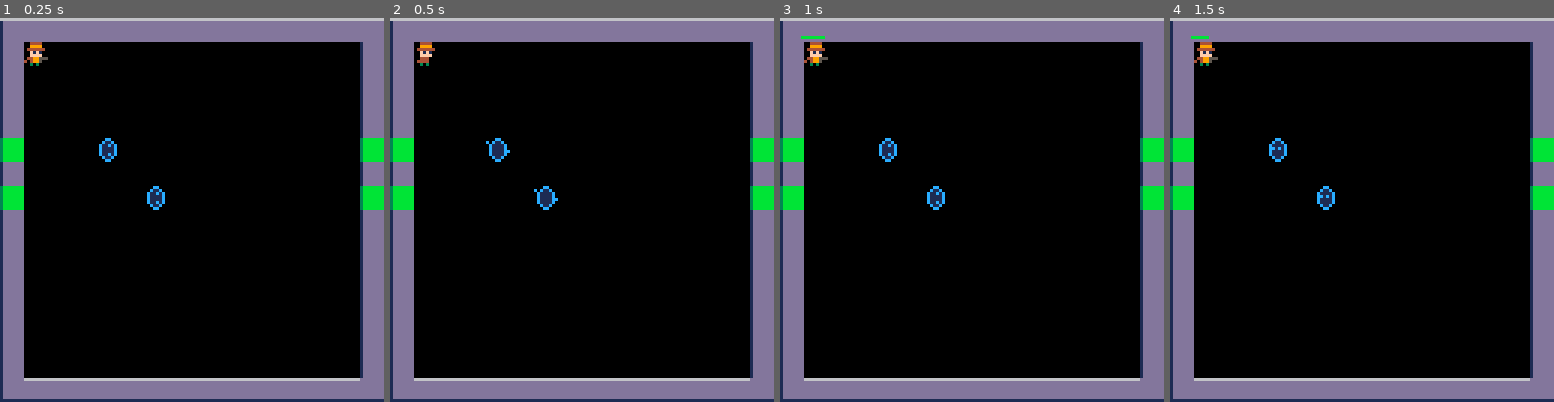
Above: before the commit, frames 1-4 (left to right).
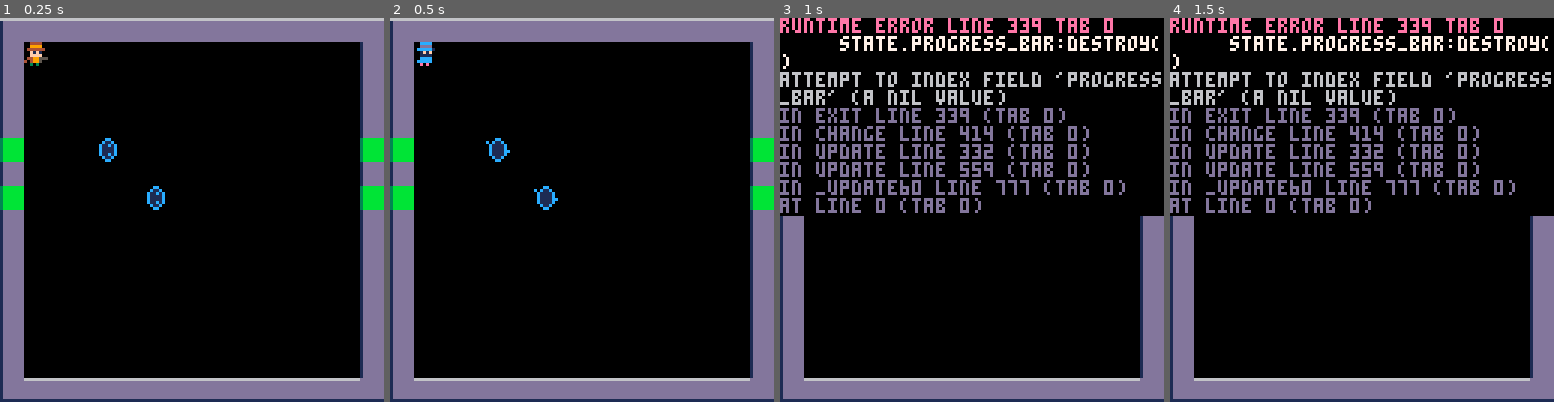
Above: after the commit, the same moments.

Repository: CurryPseudo/cirllet
Game: PICO-8 cartridge cirllet_build.p8
Same seed, same stepped clock (60 frames per second), same inputs: the game is played once before the commit and once after it.
Inputs:
- Up to frame 1 (0.25 s): no input
- Up to frame 2 (0.5 s): tap X (X key) at 0.33 s
- Up to frame 3 (1 s): tap O (Z key) at 0.7 s
- Up to frame 4 (1.5 s): tap X (X key) at 1.07 s

Frame 1 is identical in both runs. In frame 2, 0.2% of the frame differs, in the area x 7-12%, y 6-13%; in frame 3, 21%, in the area x 0-100%, y 0-52%; in frame 4, 21%.
Error after the commit: runtime error line 339 tab 0; state.progress_bar:destroy(); attempt to index field 'progress_bar' (a nil value)

Commit message:
Better parring

Diff:
--- a/cirllet.lua
+++ b/cirllet.lua
@@ -294,6 +294,8 @@
 	face = 2,
 	faces = {"right", "right", "up", "down"},
 	flip_x = false,
+	reload_time = 2,
+	reload_time_left = 0,
 	fsm = {
 		states = {
 			idle = {
@@ -302,6 +304,7 @@
 					--trigger bullet
 					if abtnp(4) then
 						self:fire_bullet()
+						self.reload_time_left = self.reload_time
 						self.fsm:change(self, "reload")
 						return
 					end
@@ -311,22 +314,29 @@
 				end
 			},
 			reload = {
-				reload_time = 2,
-				reload_time_left = 0,
 				enter = function(state, self)
+					if self.reload_time_left <= 0 then
+						self.fsm:change(self, "idle")
+						return
+					end
 					local pos_f = function()
 						return self.pos
 					end
-					progress_bar.new(pos_f, v.new(-1, -2), state.reload_time)
-					state.reload_time_left = state.reload_time
+					state.progress_bar = progress_bar.new(pos_f, v.new(-1, -2), self.reload_time, self.reload_time_left)
 				end,
 				update = function(state, self)
 					self:process_move()
-					if state.reload_time_left > 0 then
-						state.reload_time_left = state.reload_time_left - frame_time
+					if self.reload_time_left > 0 then
+						self.reload_time_left = self.reload_time_left - frame_time
 					else
 						self.fsm:change(self, "idle")
 					end
+					if abtnp(5) then
+						self.fsm:change(self, "prepare_parry")
+					end
+				end,
+				exit = function(state, self)
+					state.progress_bar:destroy()
 				end
 			},
 			prepare_parry = {
@@ -447,7 +457,7 @@
 			},
 			prepare_parry_down = {
 				series = {17, 18, 19},
-				rate = 2
+				rate = 4
 			},
 			parry_down = {
 				series = {20, 19},
@@ -460,7 +470,7 @@
 			},
 			prepare_parry_up = {
 				series = {21, 22, 23},
-				rate = 2
+				rate = 4
 			},
 			parry_up = {
 				series = {24, 23},
@@ -684,11 +694,11 @@
 end
 --progress_bar
 progress_bar = {
-	new = function(follow_pos_f, offset, time)
+	new = function(follow_pos_f, offset, time, time_left)
 		local r = {}
 		r.follow_pos_f = follow_pos_f
 		r.offset = offset
-		r.time_left = time
+		r.time_left = time_left or time
 		r.time = time
 		r.len = 10
 		r.c = 11
@@ -703,6 +713,7 @@
 			end
 		end
 		os:add(r)
+		return r
 	end
 }
 --portal
--- a/cirllet_build.p8
+++ b/cirllet_build.p8
@@ -297,6 +297,8 @@
 	face = 2,
 	faces = {"right", "right", "up", "down"},
 	flip_x = false,
+	reload_time = 2,
+	reload_time_left = 0,
 	fsm = {
 		states = {
 			idle = {
@@ -305,6 +307,7 @@
 					--trigger bullet
 					if abtnp(4) then
 						self:fire_bullet()
+						self.reload_time_left = self.reload_time
 						self.fsm:change(self, "reload")
 						return
 					end
@@ -314,22 +317,29 @@
 				end
 			},
 			reload = {
-				reload_time = 2,
-				reload_time_left = 0,
 				enter = function(state, self)
+					if self.reload_time_left <= 0 then
+						self.fsm:change(self, "idle")
+						return
+					end
 					local pos_f = function()
 						return self.pos
 					end
-					progress_bar.new(pos_f, v.new(-1, -2), state.reload_time)
-					state.reload_time_left = state.reload_time
+					state.progress_bar = progress_bar.new(pos_f, v.new(-1, -2), self.reload_time, self.reload_time_left)
 				end,
 				update = function(state, self)
 					self:process_move()
-					if state.reload_time_left > 0 then
-						state.reload_time_left = state.reload_time_left - frame_time
+					if self.reload_time_left > 0 then
+						self.reload_time_left = self.reload_time_left - frame_time
 					else
 						self.fsm:change(self, "idle")
 					end
+					if abtnp(5) then
+						self.fsm:change(self, "prepare_parry")
+					end
+				end,
+				exit = function(state, self)
+					state.progress_bar:destroy()
 				end
 			},
 			prepare_parry = {
@@ -450,7 +460,7 @@
 			},
 			prepare_parry_down = {
 				series = {17, 18, 19},
-				rate = 2
+				rate = 4
 			},
 			parry_down = {
 				series = {20, 19},
@@ -463,7 +473,7 @@
 			},
 			prepare_parry_up = {
 				series = {21, 22, 23},
-				rate = 2
+				rate = 4
 			},
 			parry_up = {
 				series = {24, 23},
@@ -687,11 +697,11 @@
 end
 --progress_bar
 progress_bar = {
-	new = function(follow_pos_f, offset, time)
+	new = function(follow_pos_f, offset, time, time_left)
 		local r = {}
 		r.follow_pos_f = follow_pos_f
 		r.offset = offset
-		r.time_left = time
+		r.time_left = time_left or time
 		r.time = time
 		r.len = 10
 		r.c = 11
@@ -706,6 +716,7 @@
 			end
 		end
 		os:add(r)
+		return r
 	end
 }
 --portal
